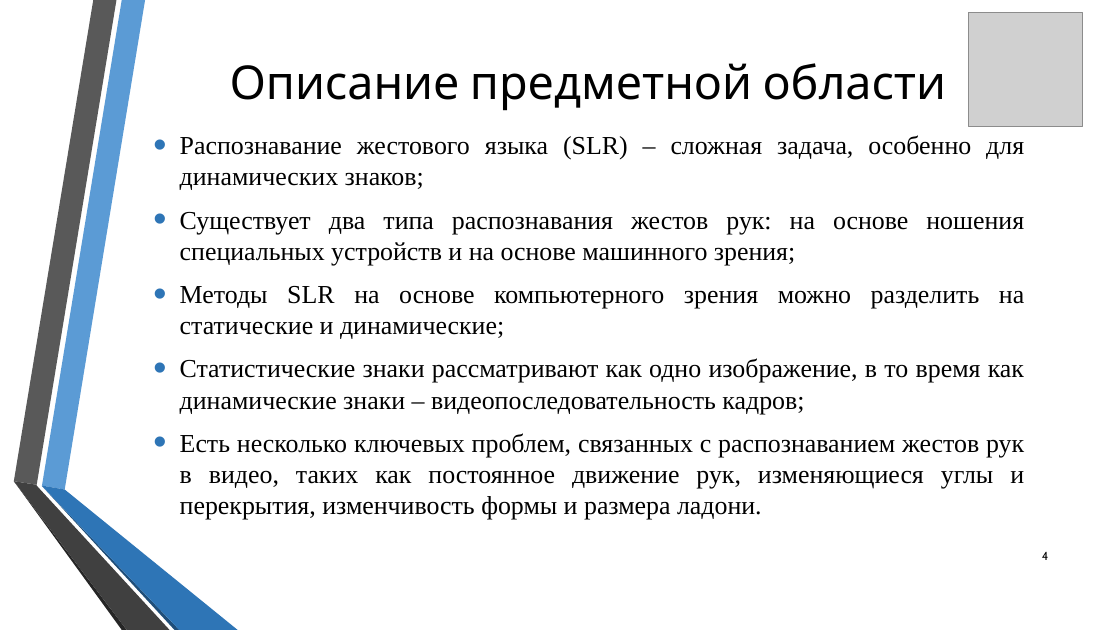
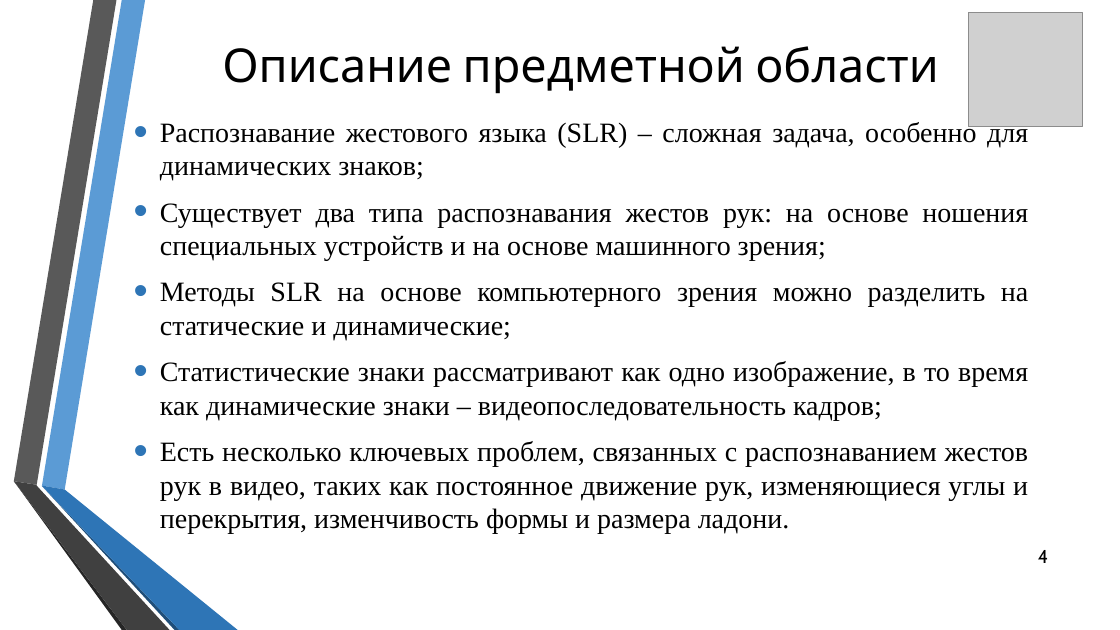
Before and after one commit to Elikul/vkr2, a slide deck: slide 4 of Презентация ВКР (Куликова ИТ-2МО).pptx. Drawn at 1120x630 pixels with LibreOffice and Linux fonts; fonts in the diff are those of the drawing; grey boxes stand for pictures; background and template pictures are left out. Boxes give left, top, right and bottom in pixels: in the first picture for what was removed or moved away, otherwise in the second. Text is boxed around its words. In the diff, an @@ line names an element or a change of style, - is before the commit and + after.

```diff
--- a/Презентация ВКР (Куликова ИТ-2МО).pptx
+++ b/Презентация ВКР (Куликова ИТ-2МО).pptx
@@ title "Описание предметной области": place and size @@
-title "Описание предметной области" at [230,63,947,111]
+title "Описание предметной области" at [222,46,939,94]
@@ text "Распознавание жестового языка (SLR) – ...": place and size @@
-text "Распознавание жестового языка (SLR) – ..." at [180,135,1024,520]
+text "Распознавание жестового языка (SLR) – ..." at [160,123,1029,534]
@@ text "Распознавание жестового языка (SLR) – ..." at [160,123,1029,534]: size 22.2 to 24 pt @@
@@ page number at [1038,550,1048,563]: size 10 to 16 pt @@
```
Also in this commit, not shown: 10 other slides changed, 2 slides added, 5 other files.
